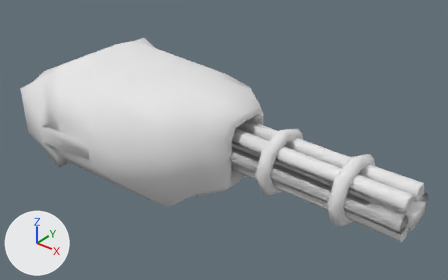
The Blender file Assets/Models/Model_GatlingCannon.blend: old version first, new version second.
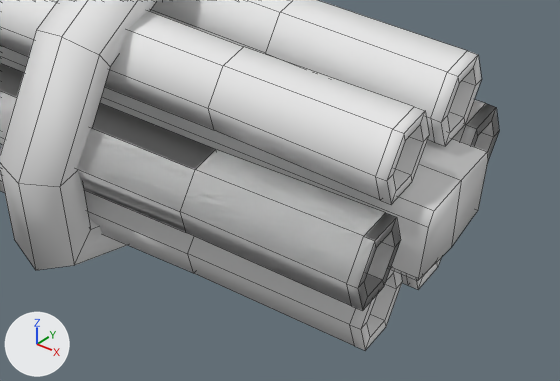
The first picture shows the older version from a 50 mm camera at (3.447, -3.061, 2.822) aimed at (0.922, 0.088, 0.528). The close-ups show both versions on the part from 73% to 98% of the width and 61% to 89% of the height of that picture. Every picture has the same lights, and +X, +Y and +Z are marked at lower left. The close-ups show mesh edges as thin lines.
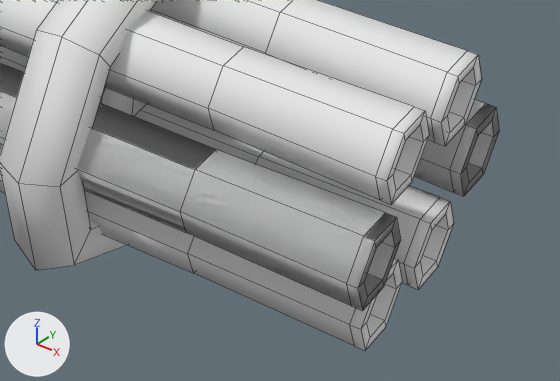
Edits to the scene script, one JSON object a line:
```json
{"block": "me_cube", "where": "me_cube.from_pydata(...)  # 292 vertices, 248 faces; spans x -0.76..2.48, y -0.68..0.0, z 0.0..0.94"}
{"block": "me_cube", "where": "# used by ob_cube; location = (0.0, 0.0, 0.0)"}
{"block": "me_cube", "where": "# before: 286 (2.47, -0.08, 0.55) at pixel (417, 280), 287 (2.48, -0.09, 0.56) at pixel (418, 278), 288 (2.48, -0.09, 0.64) at pixel (428, 227), 289 (2.48, -0.08, 0.66) at pixel (434, 210), 290 (2.48, 0.0, 0.66) at pixel (461, 180)"}
{"block": "me_cube", "where": "# before: 291 (2.48, 0.0, 0.56) at pixel (451, 247)"}
{"block": "me_cube", "change": "me_cube part 1"}
{"op": "add", "block": "me_cube", "code": "for i in [*range(286, 292)]: me_cube.vertices[i].co += Vector((-0.43, 0.0, 0.0))"}
```

Location of each change, (x1, y1, x2, y2) in pixels of the close-ups (560 x 381 px; the box of a moved part takes in the faces that stretch with it):
```json
{"part": 1, "of": "me_cube", "change": "moved or reshaped", "before": [0, 45, 488, 280], "after": [0, 45, 147, 116]}
```
